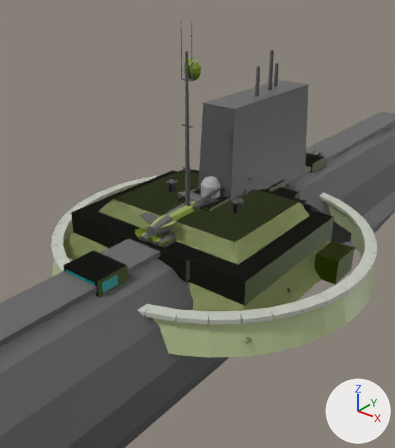
What one commit did to the glTF model assets/models/aaa.glb.
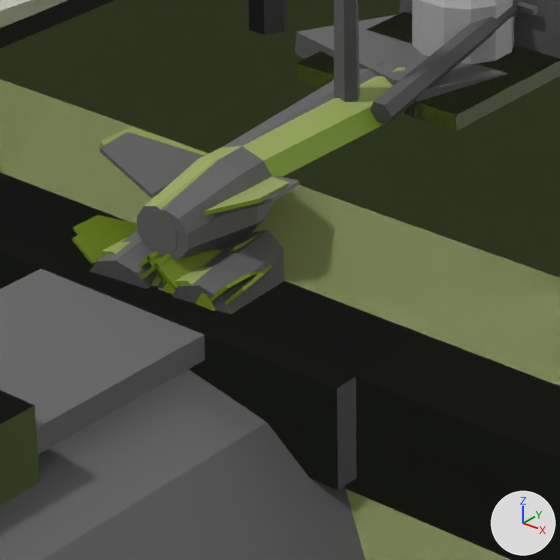
There are two pictures of each version: one from a 50 mm lens placed at (309.8, -413.3, 274.3), pointed at (27.4, -60.3, 55.5), one close up on the part from 30% to 58% of the width and 42% to 66% of the height. Lighting does not change. The marker at lower right points along +X, +Y and +Z. The first two pictures are the older version. Where no turn or scale is listed for an object, it has been applied to the vertices. Vertices at exactly the same position are counted once.

The first close-up shows 'aaa_113_lod1_s1v0', 'aaa_114_lod0_s1v1', 'aaa_114_lod1_s1v1', 'aaa_116_lod0_s1v0', 'aaa_116_lod0_s1v1', 'aaa_116_lod1_s1v1', 'aaa_125_lod0_s1v0_part2', 'aaa_127_lod0.001', 'aaa_129_lod0_s1v1', 'aaa_131_lod0_s1v0_part2', 'aaa_131_lod0_s1v1', 'aaa_131_lod1_s1v1' and 8 more.
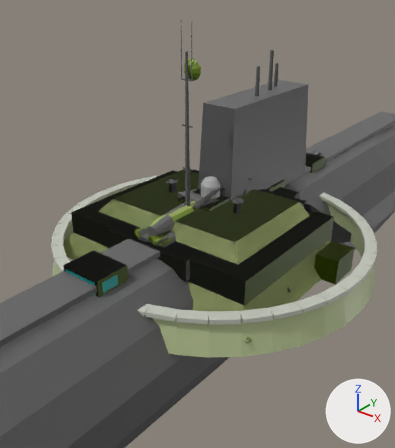
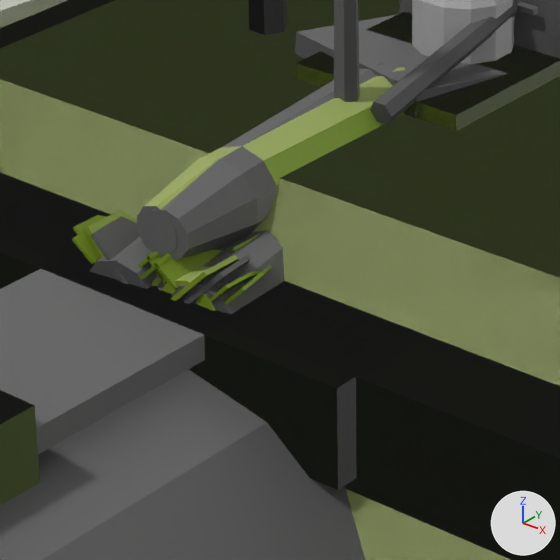
Where the change shows, as pixel boxes [x1, y1, x2, y2] in the close-ups (560 x 560 px; the box of a moved part takes in the faces that stretch with it):
'aaa_131_lod0_s1v1', reshaped (6% taller): before [100, 62, 385, 290]; after [90, 62, 385, 304]
'aaa_131_lod0_s1v0_part2', reshaped (7% taller): before [100, 67, 405, 286]; after [85, 67, 405, 301]
part 1 of me_aaa_131_lod0_s1v0_part2, deleted: before [100, 127, 207, 156]
part 2 of me_aaa_131_lod0_s1v0_part2, deleted: before [204, 177, 289, 215]
part 3 of me_aaa_131_lod0_s1v0_part2, added: after [85, 210, 238, 301]
part 4 of me_aaa_131_lod0_s1v1, moved or reshaped: before [214, 176, 299, 217]; after [184, 255, 251, 304]
part 5 of me_aaa_131_lod0_s1v1, moved or reshaped: before [100, 132, 204, 198]; after [90, 216, 140, 284]
part 6 of me_aaa_131_lod0_s1v1, recoloured: before [154, 181, 299, 202]; after [122, 217, 251, 277]

What the commit changed:
me_aaa_131_lod0_s1v0_part2 is used by ob_aaa_131_lod0_s1v0_part2; location (0.0, -103.2, 26.2).
me_aaa_131_lod0_s1v0_part2 had 232 vertices, 408 faces and spanned x -49.0..49.0, y 0.0..205.0, z -10.0..36.0.
me_aaa_131_lod0_s1v0_part2 now has 232 vertices, 408 faces and spans x -49.0..49.0, y 0.0..205.0, z -10.0..34.0.
me_aaa_131_lod0_s1v0_part2 part 1: the loose piece of 8 vertices spanning x -19.0..-7.0, y 15.0..33.0, z 29.0..36.0 is deleted.
me_aaa_131_lod0_s1v0_part2 part 2: the loose piece of 8 vertices spanning x 7.0..19.0, y 15.0..33.0, z 29.0..36.0 is deleted.
Part 3, on me_aaa_131_lod0_s1v0_part2:
16 vertices are added at x -15.0..15.0, y 6.0..25.0, z 14.0..24.0.
4 new faces join them, mat_pal_175 (dark green #506c00).
4 new faces join them, mat_pal_173 (green #648008).
6 new faces join them, mat_pal_168 (green #889c44).
2 new faces join them, mat_pal_167 (green #94a450).
4 new faces join them, mat_pal_166 (green #9cac60).
4 new faces join them, mat_pal_171 (green #748c1c).
Other edits to the shape of me_aaa_131_lod0_s1v0_part2 do not show in these pictures.
me_aaa_131_lod0_s1v1 is used by ob_aaa_131_lod0_s1v1; location (0.0, 0.0, 0.0).
me_aaa_131_lod0_s1v1 had 526 vertices, 892 faces and spanned x -57.0..42.0, y -106.0..207.0, z 0.0..62.0.
me_aaa_131_lod0_s1v1 now has 526 vertices, 892 faces and spans x -57.0..42.0, y -106.0..207.0, z 0.0..61.0.
me_aaa_131_lod0_s1v1 part 4: the loose piece of 8 vertices spanning x 7.0..20.0, y -88.0..-70.0, z 56.0..62.0 is scaled about its middle by (0.768, 1.05, 1.56), then moved by (-2.0, -9.0, -14.0).
Part 5, on me_aaa_131_lod0_s1v1:
Vertex 184 of me_aaa_131_lod0_s1v1 moves from (-17.0, -90.0, 61.0) at pixel (99, 151) to (-3.0, -98.0, 41.0).
Vertex 185 of me_aaa_131_lod0_s1v1 moves from (-18.0, -81.0, 61.0) to (-5.0, -79.0, 41.0).
Vertex 186 of me_aaa_131_lod0_s1v1 moves from (-7.0, -71.0, 56.0) to (-4.0, -79.0, 41.0).
Vertex 187 of me_aaa_131_lod0_s1v1 moves from (-5.0, -89.0, 56.0) at pixel (151, 198) to (-2.0, -98.0, 41.0).
Vertex 363 of me_aaa_131_lod0_s1v1 moves from (-5.0, -89.0, 57.0) at pixel (151, 194) to (-13.0, -90.0, 50.0) at pixel (118, 218).
Vertex 364 of me_aaa_131_lod0_s1v1 moves from (-7.0, -71.0, 57.0) to (-12.0, -90.0, 50.0) at pixel (121, 216).
Vertex 365 of me_aaa_131_lod0_s1v1 moves from (-18.0, -81.0, 62.0) at pixel (127, 131) to (-12.0, -98.0, 50.0) at pixel (90, 235).
Vertex 366 of me_aaa_131_lod0_s1v1 moves from (-17.0, -90.0, 62.0) at pixel (99, 147) to (-11.0, -98.0, 50.0) at pixel (92, 233).
me_aaa_131_lod0_s1v1 part 6: 5 faces spanning x -12.0..17.0, y -98.0..-78.0, z 41.0..50.0 switch from mat_pal_238 (dark grey #545454) to mat_pal_237 (dark grey #5c5c5c).
